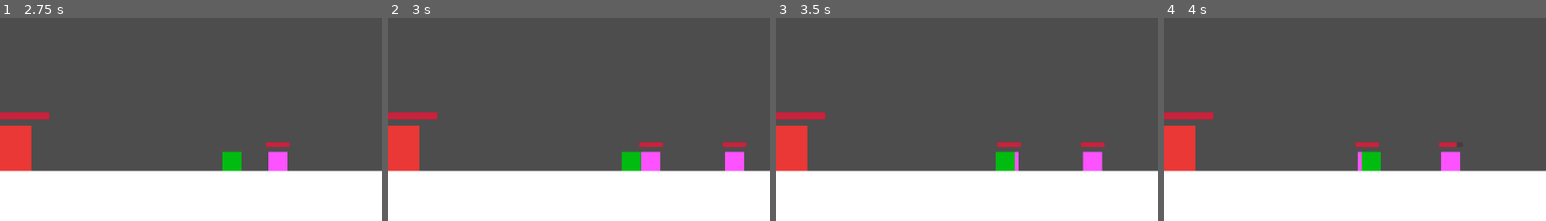
Above: before the commit, frames 1-4 (left to right).
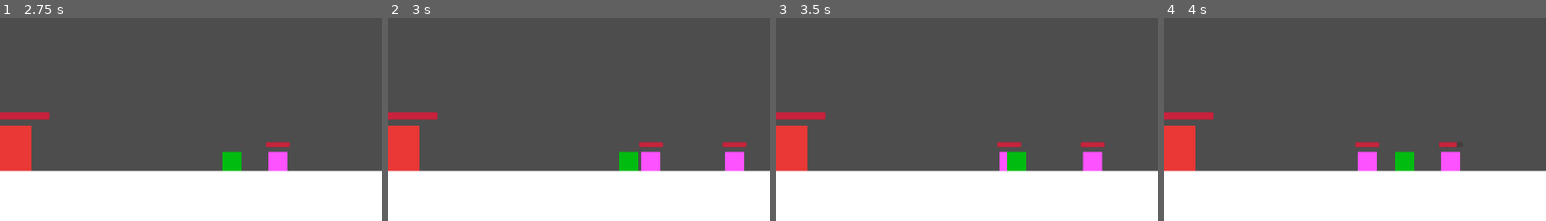
Above: after the commit, the same moments.

Repository: Caneris/Foxhold
Game: Godot game, scene res://scenes/main.tscn
Two runs of this game, one before a commit and one after it. Both use one fixed random seed, a clock stepped at 60 frames per second and the inputs below.
Inputs (mouse positions are % of the whole screen's width and height, from its top left):
- Up to frame 1 (2.75 s): tap Enter at 0.5 s; drag from (50, 82) to (60, 24) at 0.52 s; tap Space at 1.25 s; drag from (35, 86) to (45, 68) at 1.27 s; move the mouse to (91, 85) at 2.02 s; click (91, 85) at 2.17 s
- Up to frame 2 (3 s): drag from (45, 68) to (20, 31) at 2.77 s
- Up to frame 3 (3.5 s): no input
- Up to frame 4 (4 s): drag from (90, 85) to (50, 82) at 3.52 s
The pictures show only the part of the screen within x 49-99%, y 50-100%; the shares and areas given below are measured in that part.

Frame 1 is identical in both runs. In frame 2, 0.1% of the frame differs, in the area x 60-67%, y 65-76%; in frame 3, 0.6%; in frame 4, 1.0%, in the area x 51-66%, y 65-76%.

Commit message:
check for enemies

Diff:
--- a/scenes/knight_foxling.tscn
+++ b/scenes/knight_foxling.tscn
@@ -21,3 +21,4 @@
 texture = SubResource("CanvasTexture_250ro")
 
 [node name="Sight" type="RayCast2D" parent="."]
+collision_mask = 4
--- a/scripts/knight_foxling.gd
+++ b/scripts/knight_foxling.gd
@@ -9,7 +9,8 @@
 # Movement
 @export var speed: float = 150.0
 @export var patrol_radius: float = 100.0
-@export var sight_range: float = 200.0
+@export var sight_range: float = 30.0
+@onready var sight: RayCast2D = $Sight
 
 # State management
 enum State { IDLE, CHASING, ATTACKING, RETURNING }
@@ -40,6 +41,10 @@
     _decide_next_action()
     add_to_group("foxlings")
     add_to_group("knights")
+
+    # set up sight raycast
+    sight.collide_with_areas = false  # Only detect bodies
+    sight.collide_with_bodies = true
 
 func _physics_process(delta: float) -> void:
     # attack_timer -= delta
@@ -95,12 +100,19 @@
 
 
 func check_for_enemies() -> void:
-    pass
-    # Get all enemies in sight range
+
+    sight.target_position = Vector2(patrol_direction * sight_range, 0)
+    sight.force_raycast_update()
+
+    var collider = sight.get_collider()
+    if collider and collider.is_in_group("enemy"):
+        current_target = collider
+        current_state = State.CHASING
     # Find nearest one
     # Set as current_target and switch to CHASING
 
 func chase_enemy(delta: float) -> void:
+    print("Chasing enemy")
     pass
     # Move toward current_target
     # If in attack_range, switch to ATTACKING
